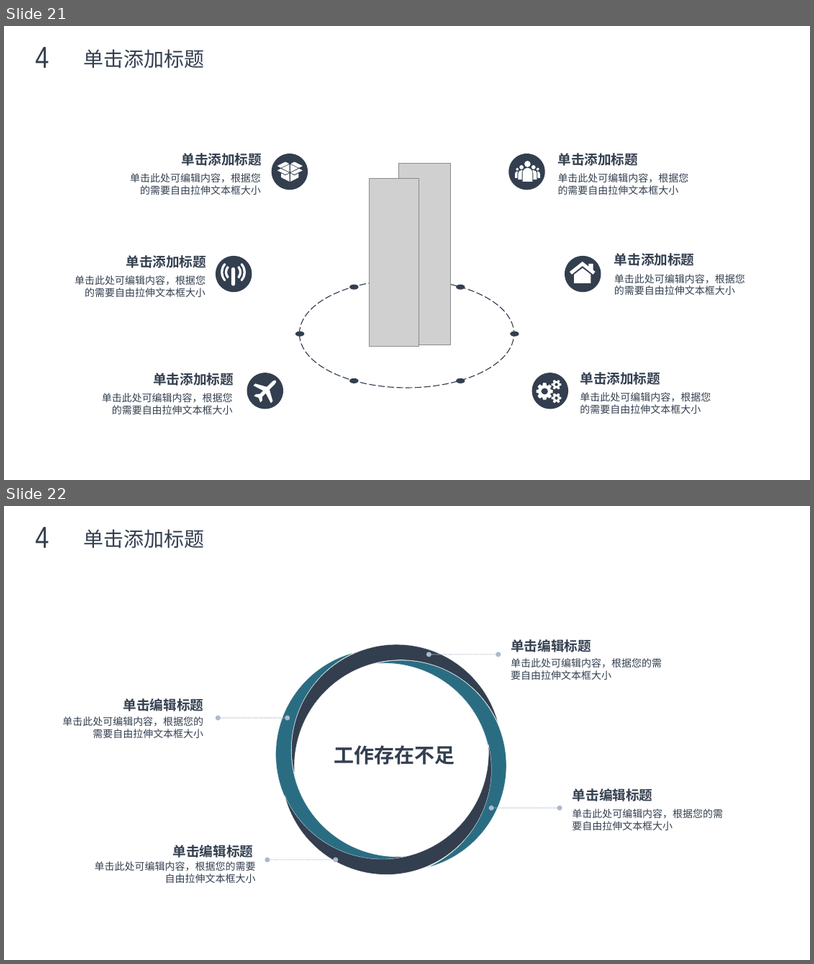
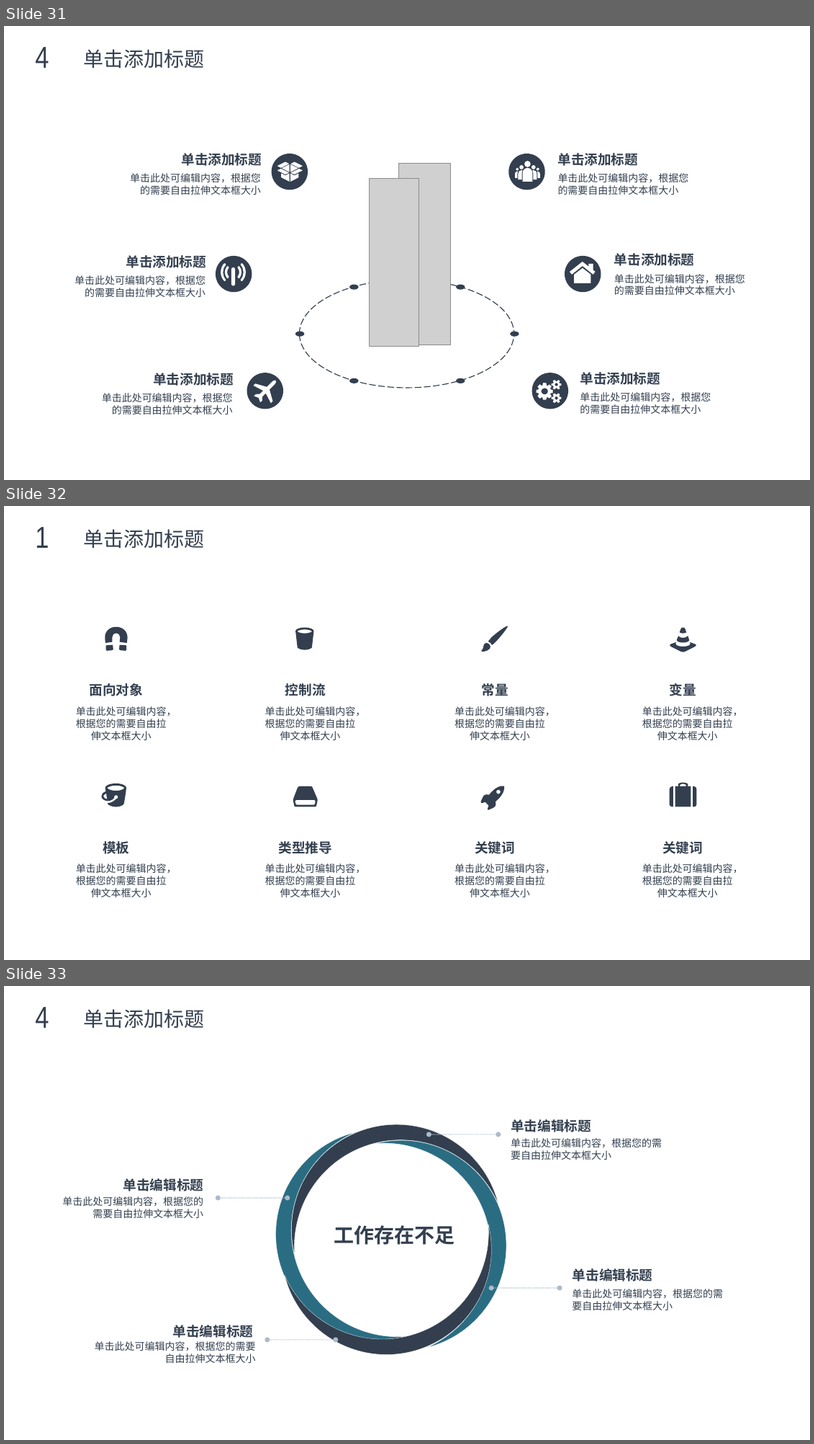
Before and after one commit to max4sharing/modern_cpp, a slide deck: C++11.pptx. Shown one above the other, each under a label of ours: slides 21 and 22 before the commit, slides 31, 32 and 33 after it. The pictures are 814x964 and 814x1444 pixels, drawn with LibreOffice and Linux fonts; fonts in the diff are those of the drawing; grey boxes stand for pictures; background and template pictures are left out. Boxes give left, top, right and bottom in pixels: in the first picture for what was removed or moved away, otherwise in the second. Text is boxed around its words. In the diff, an @@ line names an element or a change of style, - is before the commit and + after.

```diff
--- a/C++11.pptx
+++ b/C++11.pptx
@@ slide 32 added at (4,506,810,960), background picture (left out) @@
@@ text added at (35,527,49,548), 36 pt, text #333F4F @@
+1
@@ text added at (83,529,204,548), 24 pt, text #333F4F @@
+单击添加标题
@@ ellipse added at (277,610,334,667), fill #FFFFFF @@
@@ ellipse added at (466,610,523,667), fill #FFFFFF @@
@@ ellipse added at (655,610,712,667), fill #FFFFFF @@
@@ freeform shape added at (105,627,127,651), fill #333F4F @@
@@ freeform shape added at (296,628,314,650), fill #333F4F @@
@@ freeform shape added at (481,626,509,652), fill #333F4F @@
@@ freeform shape added at (670,628,697,652), fill #333F4F @@
@@ text added at (90,683,143,696), 16 pt, text #333F4F, bold @@
+面向对象
@@ text added at (286,683,326,696), 16 pt, text #333F4F, bold @@
+控制流
@@ text added at (482,683,509,696), 16 pt, text #333F4F, bold @@
+常量
@@ text added at (670,683,697,696), 16 pt, text #333F4F, bold @@
+变量
@@ text added at (76,706,177,740), 12 pt, text #333F4F @@
+单击此处可编辑内容，根据您的需要自由拉伸文本框大小
@@ text added at (265,706,366,740), 12 pt, text #333F4F @@
+单击此处可编辑内容，根据您的需要自由拉伸文本框大小
@@ text added at (455,706,556,740), 12 pt, text #333F4F @@
+单击此处可编辑内容，根据您的需要自由拉伸文本框大小
@@ text added at (643,706,743,740), 12 pt, text #333F4F @@
+单击此处可编辑内容，根据您的需要自由拉伸文本框大小
@@ ellipse added at (88,767,145,824), fill #FFFFFF @@
@@ freeform shape added at (101,783,127,807), fill #333F4F @@
@@ ellipse added at (277,767,334,824), fill #FFFFFF @@
@@ freeform shape added at (293,786,317,807), fill #333F4F @@
@@ ellipse added at (466,767,523,824), fill #FFFFFF @@
@@ freeform shape added at (481,785,506,811), fill #333F4F @@
@@ ellipse added at (655,767,712,824), fill #FFFFFF @@
@@ freeform shape added at (670,782,697,807), fill #333F4F @@
@@ text added at (103,841,129,854), 16 pt, text #333F4F, bold @@
+模板
@@ text added at (279,841,332,854), 16 pt, text #333F4F, bold @@
+类型推导
@@ text added at (475,841,515,854), 16 pt, text #333F4F, bold @@
+关键词
@@ text added at (663,841,703,854), 16 pt, text #333F4F, bold @@
+关键词
@@ text added at (76,863,177,897), 12 pt, text #333F4F @@
+单击此处可编辑内容，根据您的需要自由拉伸文本框大小
@@ text added at (265,863,366,897), 12 pt, text #333F4F @@
+单击此处可编辑内容，根据您的需要自由拉伸文本框大小
@@ text added at (455,863,556,897), 12 pt, text #333F4F @@
+单击此处可编辑内容，根据您的需要自由拉伸文本框大小
@@ text added at (643,863,743,897), 12 pt, text #333F4F @@
+单击此处可编辑内容，根据您的需要自由拉伸文本框大小
@@ what was slide 21 is now slide 31 @@
@@ what was slide 22 is now slide 33 @@
```
Also in this commit, not shown: 3 slides changed, 11 other slides added, 1 slide removed, 1 other file.
